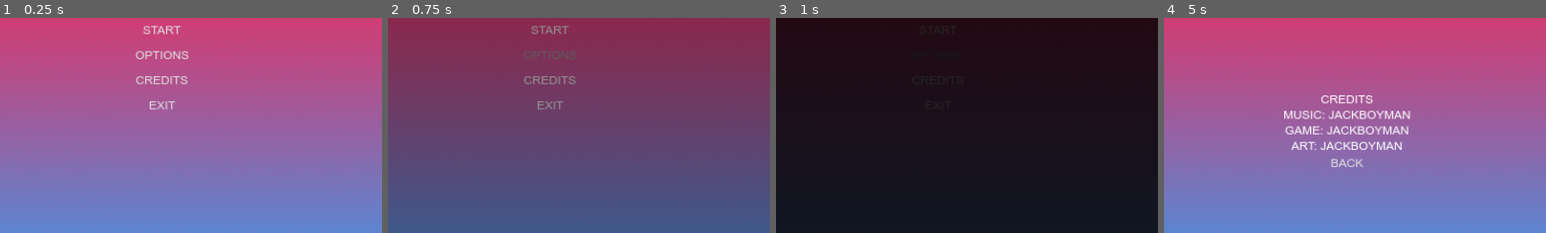
Above: before the commit, frames 1-4 (left to right).
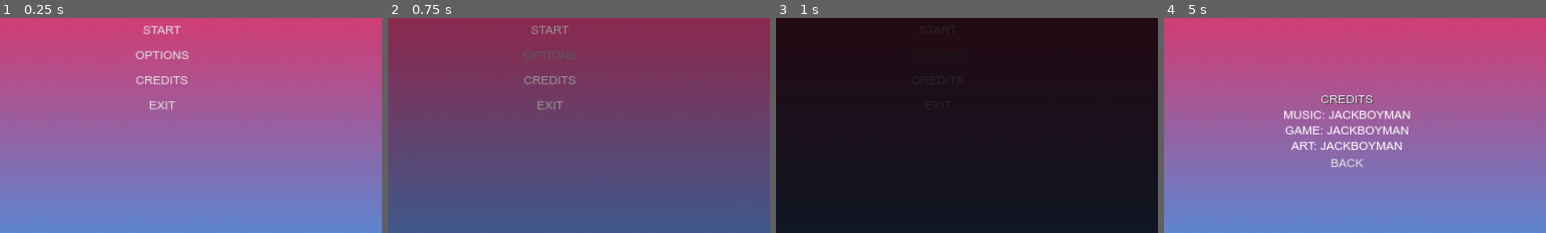
Above: after the commit, the same moments.

Repository: jackboyman01/Godot-Main-Menu
Game: Godot game, scene res://Menu/MainMenu.tscn
Same seed, same stepped clock (60 frames per second), same inputs: the game is played once before the commit and once after it.
Inputs (mouse positions are % of the whole screen's width and height, from its top left):
- Up to frame 1 (0.25 s): no input
- Up to frame 2 (0.75 s): click "OPTIONS" at 0.5 s
- Up to frame 3 (1 s): no input
- Up to frame 4 (5 s): click (58, 58) at 1.25 s; click (58, 58) at 2 s; click (58, 58) at 2.75 s; click "BACK" at 3.5 s; click "CREDITS" at 4.25 s
The pictures show only the part of the screen within x 29-79%, y 26-76%; the shares and areas given below are measured in that part.

Frames 1-3 are identical in both runs. In frame 4, 0.3% of the frame differs, in the area x 41-55%, y 36-40%.

Commit message:
Updated the Fullscreen setting
Updated the Fullscreen setting

Diff:
--- a/ConfigManager.gd
+++ b/ConfigManager.gd
@@ -2,6 +2,7 @@
 
 var musicVolume = 0.0
 var gameVolume = 0.0
+var fullscreenEnabled = false
 
 # Singleton instance
 func _ready():
@@ -30,3 +31,24 @@
 	config.set_value("volume", "music", musicVolume)
 	config.set_value("volume", "game", gameVolume)
 	config.save("user://audio_volumes.cfg")
+
+func load_fullscreen_setting() -> bool:
+	var config = ConfigFile.new()
+	var config_path = "user://config.cfg"
+	var error = config.load(config_path)
+	if error == OK:
+		if config.has_section_key("settings", "fullscreen_enabled"):
+			fullscreenEnabled = config.get_value("settings", "fullscreen_enabled")
+			return fullscreenEnabled
+	return false
+
+func save_fullscreen_setting(enabled: bool):
+	var config = ConfigFile.new()
+	var config_path = "user://config.cfg"
+	var error = config.load(config_path)
+	if error != OK:
+		config.set_value("settings", "fullscreen_enabled", enabled)
+		config.save(config_path)
+	else:
+		config.set_value("settings", "fullscreen_enabled", enabled)
+		config.save(config_path)
--- a/Menu/Credits.tscn
+++ b/Menu/Credits.tscn
@@ -123,6 +123,7 @@
 
 [node name="Title" type="Label" parent="VBoxContainer"]
 layout_mode = 2
+theme_override_colors/font_shadow_color = Color(0, 0, 0, 1)
 text = "Credits"
 horizontal_alignment = 1
 uppercase = true
--- a/Menu/MainMenu.gd
+++ b/Menu/MainMenu.gd
@@ -4,7 +4,8 @@
 
 func _ready():
 	set_process_input(true)
-	get_window().mode = Window.MODE_FULLSCREEN
+	if ConfigManager.load_fullscreen_setting():
+		DisplayServer.window_set_mode(DisplayServer.WINDOW_MODE_FULLSCREEN)
 	MusicManager.playMainMenuMusic()
 	ConfigManager.load_audio_volumes()
 
--- a/Menu/Options.gd
+++ b/Menu/Options.gd
@@ -3,6 +3,7 @@
 var config = ConfigFile.new()
 var musicVolume = 0.0
 var gameVolume = 0.0
+var fullscreenEnabled = false
 
 # Add references to your sliders
 @onready var musicSlider = $VBoxContainer/Music_Slider
@@ -15,7 +16,15 @@
 
 func _on_CheckBox_pressed():
 	$UISound.play()
-	get_window().mode = Window.MODE_EXCLUSIVE_FULLSCREEN if (!((get_window().mode == Window.MODE_EXCLUSIVE_FULLSCREEN) or (get_window().mode == Window.MODE_FULLSCREEN))) else Window.MODE_WINDOWED
+	if (!((get_window().mode == Window.MODE_EXCLUSIVE_FULLSCREEN) or (get_window().mode == Window.MODE_FULLSCREEN))):
+		get_window().mode = Window.MODE_EXCLUSIVE_FULLSCREEN
+		fullscreenEnabled = true
+	else:
+		get_window().mode = Window.MODE_WINDOWED
+		fullscreenEnabled = false
+
+	# Save the fullscreen setting
+	ConfigManager.save_fullscreen_setting(fullscreenEnabled)
 
 func _on_FadeIn_fade_finished():
 	get_tree().change_scene_to_file("res://Menu/MainMenu.tscn")
@@ -23,6 +32,9 @@
 func _ready():
 	set_process(true)
 	ConfigManager.load_audio_volumes() # Load saved audio volumes when the game starts
+	# Set initial value for the fullscreen checkbox
+	ConfigManager.load_fullscreen_setting()
+	$VBoxContainer/FullScreen/CheckBox.button_pressed = ConfigManager.fullscreenEnabled
 	# Set initial values for the sliders
 	musicSlider.value = ConfigManager.musicVolume
 	gameSlider.value = ConfigManager.gameVolume
--- a/Menu/Options.tscn
+++ b/Menu/Options.tscn
@@ -165,7 +165,6 @@
 offset_top = 5.0
 offset_right = 274.0
 offset_bottom = 29.0
-button_pressed = true
 
 [node name="BackButton" type="Button" parent="VBoxContainer"]
 layout_mode = 2
--- a/fade_in/FadeIn.tscn
+++ b/fade_in/FadeIn.tscn
@@ -1,32 +1,37 @@
-[gd_scene load_steps=3 format=2]
+[gd_scene load_steps=4 format=3 uid="uid://42q6vd88na6l"]
 
-[ext_resource path="res://fade_in/fade_in.gd" type="Script" id=1]
+[ext_resource type="Script" path="res://fade_in/fade_in.gd" id="1"]
 
-[sub_resource type="Animation" id=1]
+[sub_resource type="Animation" id="1"]
 resource_name = "fade_in"
 length = 0.5
 tracks/0/type = "value"
+tracks/0/imported = false
+tracks/0/enabled = true
 tracks/0/path = NodePath(".:color")
 tracks/0/interp = 1
 tracks/0/loop_wrap = true
-tracks/0/imported = false
-tracks/0/enabled = true
 tracks/0/keys = {
-"times": PackedFloat32Array( 0, 0.5 ),
-"transitions": PackedFloat32Array( 1, 1 ),
+"times": PackedFloat32Array(0, 0.5),
+"transitions": PackedFloat32Array(1, 1),
 "update": 0,
-"values": [ Color( 0, 0, 0, 0 ), Color( 0, 0, 0, 1 ) ]
+"values": [Color(0, 0, 0, 0), Color(0, 0, 0, 1)]
+}
+
+[sub_resource type="AnimationLibrary" id="AnimationLibrary_8enhk"]
+_data = {
+"fade_in": SubResource("1")
 }
 
 [node name="FadeIn" type="ColorRect"]
 offset_right = 1920.0
 offset_bottom = 1080.0
-color = Color( 0, 0, 0, 0 )
-script = ExtResource( 1 )
-__meta__ = {
-"_edit_use_anchors_": false
+color = Color(0, 0, 0, 0)
+script = ExtResource("1")
+
+[node name="AnimationPlayer" type="AnimationPlayer" parent="."]
+libraries = {
+"": SubResource("AnimationLibrary_8enhk")
 }
 
-[node name="AnimationPlayer" type="AnimationPlayer" parent="."]
-anims/fade_in = SubResource( 1 )
 [connection signal="animation_finished" from="AnimationPlayer" to="." method="_on_AnimationPlayer_animation_finished"]
--- a/project.godot
+++ b/project.godot
@@ -51,4 +51,5 @@
 
 [rendering]
 
+environment/defaults/default_clear_color=Color(0, 0, 0, 1)
 environment/defaults/default_environment="res://default_env.tres"
Not shown: 1 places in Game.tscn that only renumber resources
Not shown: 1 places in Menu/Credits.tscn that only renumber resources
Not shown: 5 places in Menu/MainMenu.tres that only renumber resources
Not shown: 1 places in Menu/MainMenu.tscn that only renumber resources
Not shown: 1 places in Menu/Options.tscn that only renumber resources
